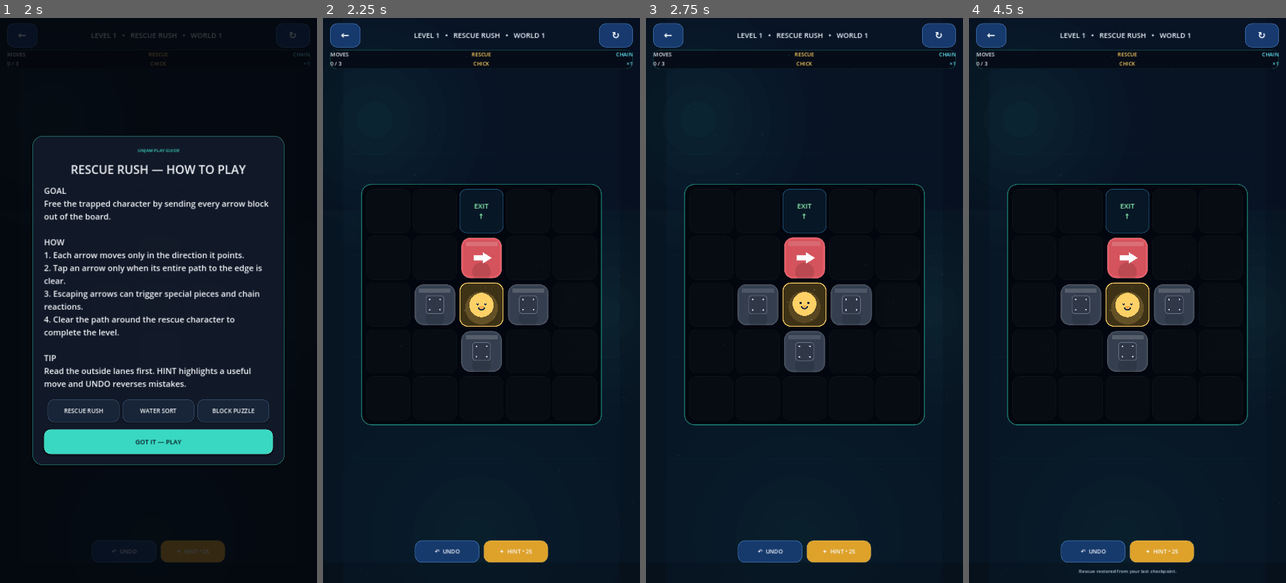
Above: before the commit, frames 1-4 (left to right).
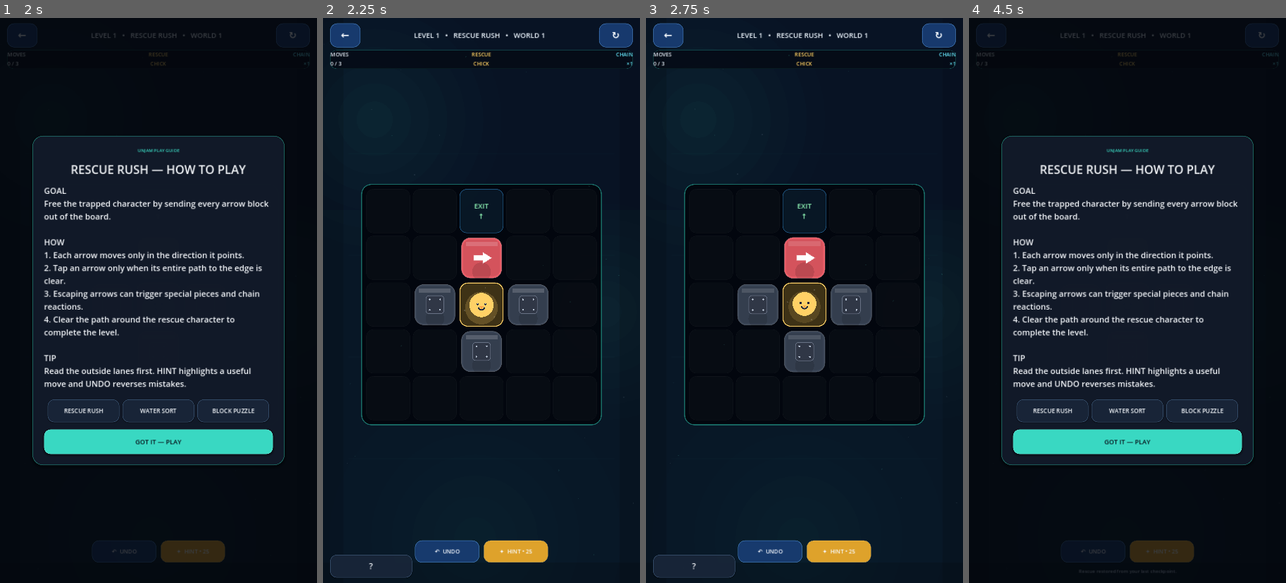
Above: after the commit, the same moments.

Repository: eghosa001/unjam
Game: Godot game, scene res://scenes/Main.tscn
Two runs of this game, one before a commit and one after it. Both use one fixed random seed, a clock stepped at 60 frames per second and the inputs below.
Inputs (mouse positions are in pixels of both pictures, inside the frame that each line leads up to):
- Up to frame 1 (2 s): click "PLAY NOW • LEVEL 1" at 0.5 s; click "1 EASY" at 1.25 s
- Up to frame 2 (2.25 s): click "GOT IT — PLAY" at 2 s
- Up to frame 3 (2.75 s): no input
- Up to frame 4 (4.5 s): click "←" at 2.75 s; click "1 EASY" at 3.5 s; click (1016, 566) at 4.25 s, where only the run after the commit has a clickable "?"

Frame 1 is identical in both runs. In frame 2, 0.2% of the frame differs, in the area x 2-29%, y 95-100%; in frame 3, 0.2%; in frame 4, 30%, in the area x 0-98%, y 0-99%.

Commit message:
fix: keep help control inside viewport

Diff:
--- a/scripts/ui/ux_shell_casual.gd
+++ b/scripts/ui/ux_shell_casual.gd
@@ -12,8 +12,10 @@
 	if help_button != null:
 		help_button.text = "?"
 		help_button.custom_minimum_size = Vector2(72, 72)
-		help_button.set_anchors_preset(Control.PRESET_BOTTOM_LEFT)
-		help_button.position = Vector2(24, -92)
+		# CanvasLayer is not a Control parent, so anchor presets do not provide a
+		# usable bottom-left reference. Position directly in viewport coordinates.
+		var viewport_size := get_viewport().get_visible_rect().size
+		help_button.position = Vector2(24, maxf(24.0, viewport_size.y - 96.0))
 		help_button.add_theme_font_size_override("font_size", 28)
 		help_button.tooltip_text = "How to play"
 	if theme_button != null:
